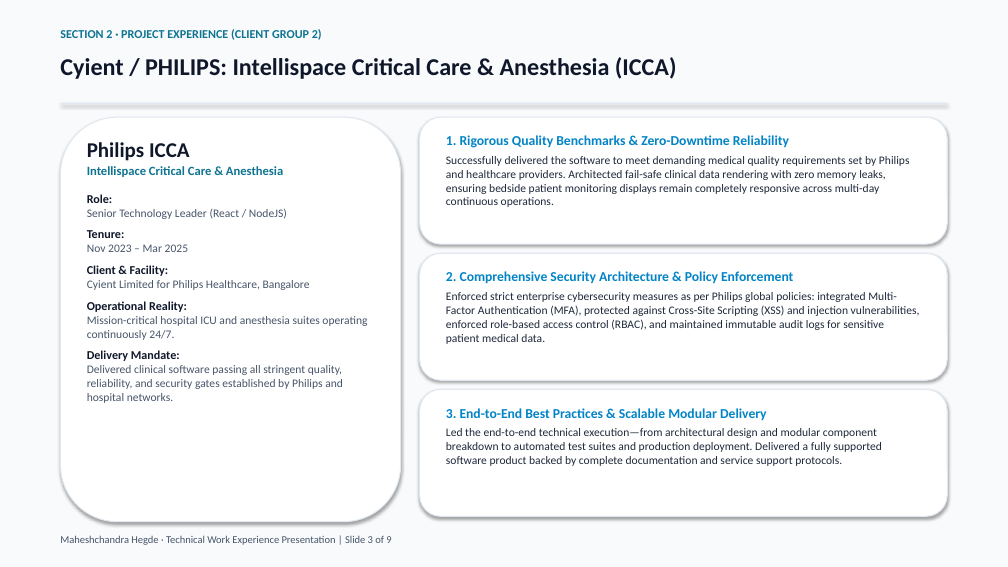
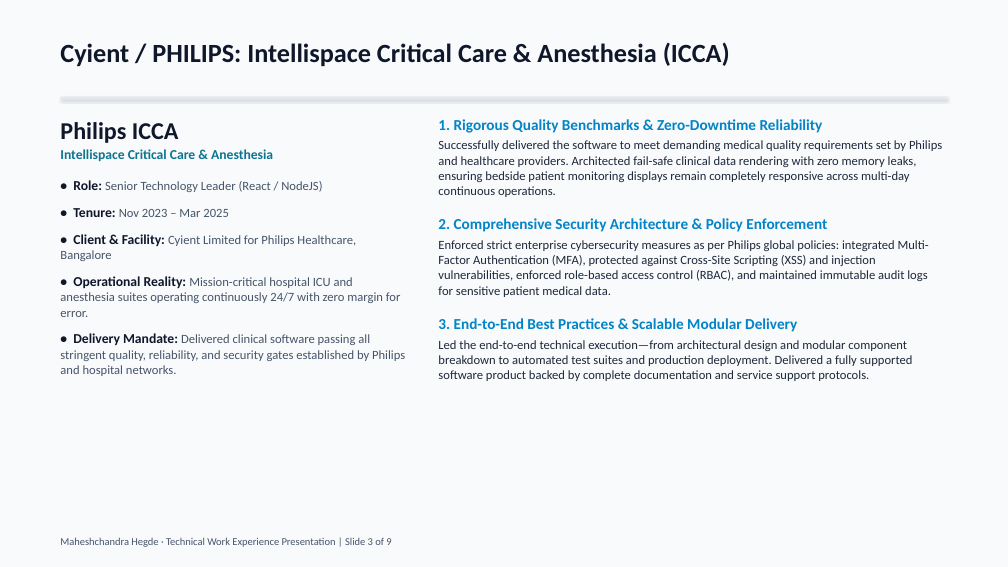
Before and after one commit to hegdemahesh/hegdemahesh.github.io, a slide deck: slide 3 of obayashi_it_presentation/Obayashi_Senior_Manager_IT_Presentation_Maheshchandra_Hegde.pptx. Drawn at 1008x567 pixels with LibreOffice and Linux fonts; fonts in the diff are those of the drawing. Boxes give left, top, right and bottom in pixels: in the first picture for what was removed or moved away, otherwise in the second. Text is boxed around its words. In the diff, an @@ line names an element or a change of style, - is before the commit and + after.

Commit message:
changes to document format

```diff
--- a/obayashi_it_presentation/Obayashi_Senior_Manager_IT_Presentation_Maheshchandra_Hegde.pptx
+++ b/obayashi_it_presentation/Obayashi_Senior_Manager_IT_Presentation_Maheshchandra_Hegde.pptx
@@ text removed at [60,29,322,40] @@
-SECTION 2 · PROJECT EXPERIENCE (CLIENT GROUP 2)
@@ text "Cyient / PHILIPS: Intellispace Critical ...": place and size @@
-text "Cyient / PHILIPS: Intellispace Critical ..." at [60,57,677,79]
+text "Cyient / PHILIPS: Intellispace Critical ..." at [60,42,730,66]
@@ text "Cyient / PHILIPS: Intellispace Critical ..." at [60,42,730,66]: size 23 to 25 pt @@
@@ text "Philips ICCA": place and size @@
-text "Philips ICCA" at [87,142,367,403]
+text "Philips ICCA" at [60,122,405,376]
@@ rectangle: place and size @@
-rectangle at [60,103,948,105]
+rectangle at [60,97,948,99]
@@ rounded rectangle removed at [60,117,401,522] @@
@@ rounded rectangle removed at [420,117,948,244] @@
@@ text at [438,119,942,197]: paragraphs added @@
+1. Rigorous Quality Benchmarks & Zero-Downtime Reliability
+Successfully delivered the software to meet demanding medical quality requirements set by Philips and healthcare providers. Architected fail-safe clinical data rendering with zero memory leaks, ensuring bedside patient monitoring displays remain completely responsive across multi-day continuous operations.
@@ text "1. Rigorous Quality Benchmarks & ...": place and size @@
-text "1. Rigorous Quality Benchmarks & ..." at [446,271,920,344]
+text "1. Rigorous Quality Benchmarks & ..." at [438,119,942,381]
@@ text at [60,122,273,161]: size 20 to 23 pt in "Philips ICCA"; size 12 to 13 pt in "Intellispace Critical Care & Anesthesia"; more space between paragraphs @@
@@ text removed at [446,135,910,207] @@
-1. Rigorous Quality Benchmarks & Zero-Downtime Reliability
-Successfully delivered the software to meet demanding medical quality requirements set by Philips and healthcare providers. Architected fail-safe clinical data rendering with zero memory leaks, ensuring bedside patient monitoring displays remain completely responsive across multi-day continuous operations.
@@ text at [60,180,405,376]: text changed; size 11 to 12 pt @@
-Role:
-Senior Technology Leader (React / NodeJS)
-Tenure:
-Nov 2023 – Mar 2025
-Client & Facility:
-Cyient Limited for Philips Healthcare, Bangalore
-Operational Reality:
-Mission-critical hospital ICU and anesthesia suites operating continuously 24/7.
-Delivery Mandate:
-Delivered clinical software passing all stringent quality, reliability, and security gates established by Philips and hospital networks.
+• Role: Senior Technology Leader (React / NodeJS)
+• Tenure: Nov 2023 – Mar 2025
+• Client & Facility: Cyient Limited for Philips Healthcare, Bangalore
+• Operational Reality: Mission-critical hospital ICU and anesthesia suites operating continuously 24/7 with zero margin for error.
+• Delivery Mandate: Delivered clinical software passing all stringent quality, reliability, and security gates established by Philips and hospital networks.
@@ text at [438,218,929,297]: size 13 to 14.5 pt in "2. Comprehensive Security Architecture & Policy Enforcement"; size 11 to 12 pt in "Enforced strict enterprise cybersecurity measures as per ..."; more space between paragraphs @@
@@ rounded rectangle removed at [420,253,948,380] @@
@@ text at [438,318,913,381]: paragraphs added @@
+3. End-to-End Best Practices & Scalable Modular Delivery
+Led the end-to-end technical execution—from architectural design and modular component breakdown to automated test suites and production deployment. Delivered a fully supported software product backed by complete documentation and service support protocols.
@@ rounded rectangle removed at [420,389,948,516] @@
@@ text removed at [446,408,882,466] @@
-3. End-to-End Best Practices & Scalable Modular Delivery
-Led the end-to-end technical execution—from architectural design and modular component breakdown to automated test suites and production deployment. Delivered a fully supported software product backed by complete documentation and service support protocols.
```
Also in this commit, not shown: 8 other slides changed, 7 other files.
